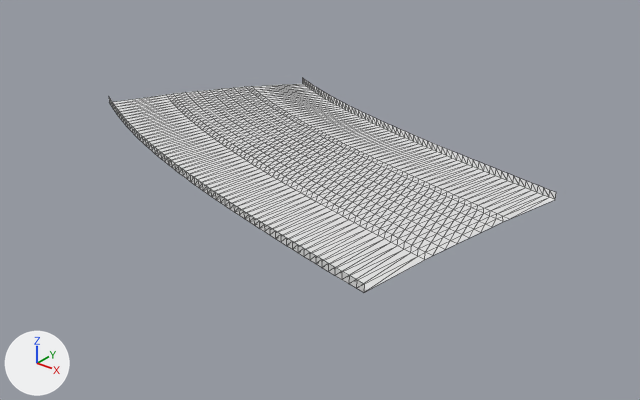
Before and after pictures for a commit that changed the glTF model public/assets/gen4/models/track-45.glb.
Rendered twice from a camera (50 mm lens) standing at (45.5, -275.1, 47.4) and looking at (-23.7, -188.5, -6.3). The lights are fixed; the arrows at lower left show +X, +Y and +Z. The older version comes first. Mesh edges are drawn as thin lines. Vertices at exactly the same position are counted once.

Objects in the first picture: 'track-45'.
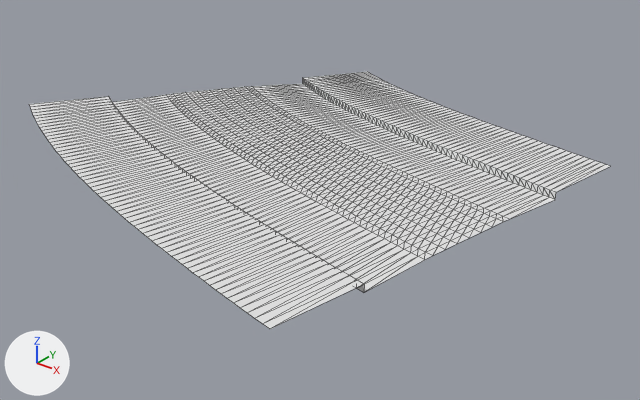
The edits, one by one:
me_track_45 is used by ob_track_45; location (0.0, 0.0, 0.0).
me_track_45 had 819 vertices, 1488 faces and spanned x -62.9..6.9, y -212.7..-164.3, z -0.5..1.3.
me_track_45 now has 945 vertices, 1736 faces and spans x -68.8..9.0, y -224.6..-153.9, z -0.5..1.7.
Part 1, on me_track_45:
103 vertices are added at x -68.8..9.0, y -224.6..-153.9, z 0.2..1.7.
5 new vertices lie (2.5, 11.8, 0.0) away from vertices in x -2.3..1.5, y -179.8..-179.0, z 1.0.
5 new vertices lie (-2.6, -11.7, 0.0) away from vertices in x -14.2..-10.1, y -210.4..-209.5, z 1.1.
7 new vertices lie (0.8, -0.2, 0.0) away from vertices in x -28.8..7.4, y -168.7..-159.4, z 0.5..1.1.
6 new vertices lie (1.1, -0.4, 0.0) away from vertices in x -56.1..-39.3, y -215.3..-209.2, z 1.3..1.5.
248 new faces join them.

What differs and where, as boxes [x1, y1, x2, y2] in the pictures (640 x 400 px):
'track-45', reshaped (30% wider, 20% taller): before [109, 78, 556, 292]; after [29, 72, 610, 329]
part 1 of me_track_45, added: after [29, 72, 610, 329]
